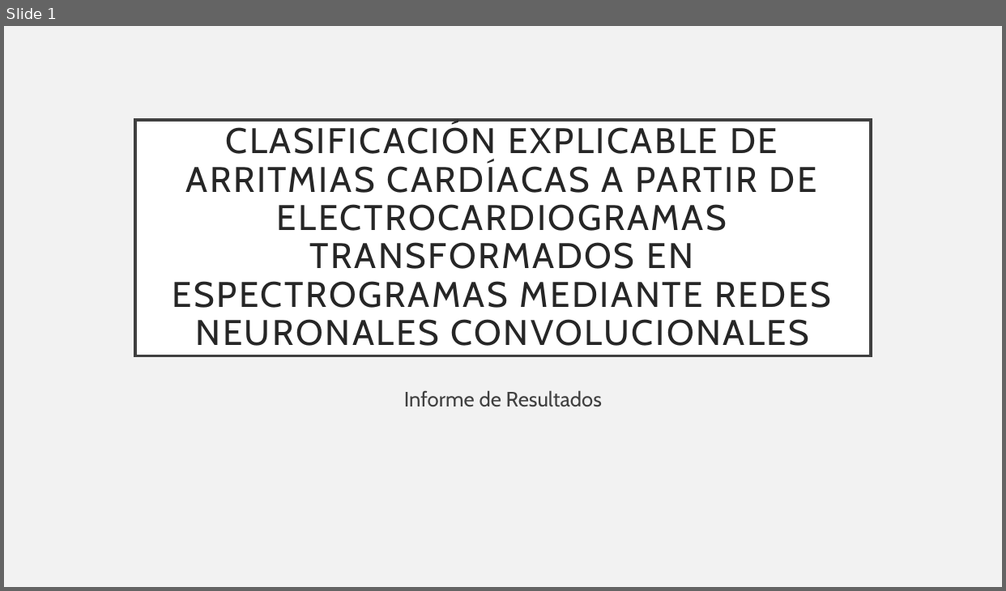
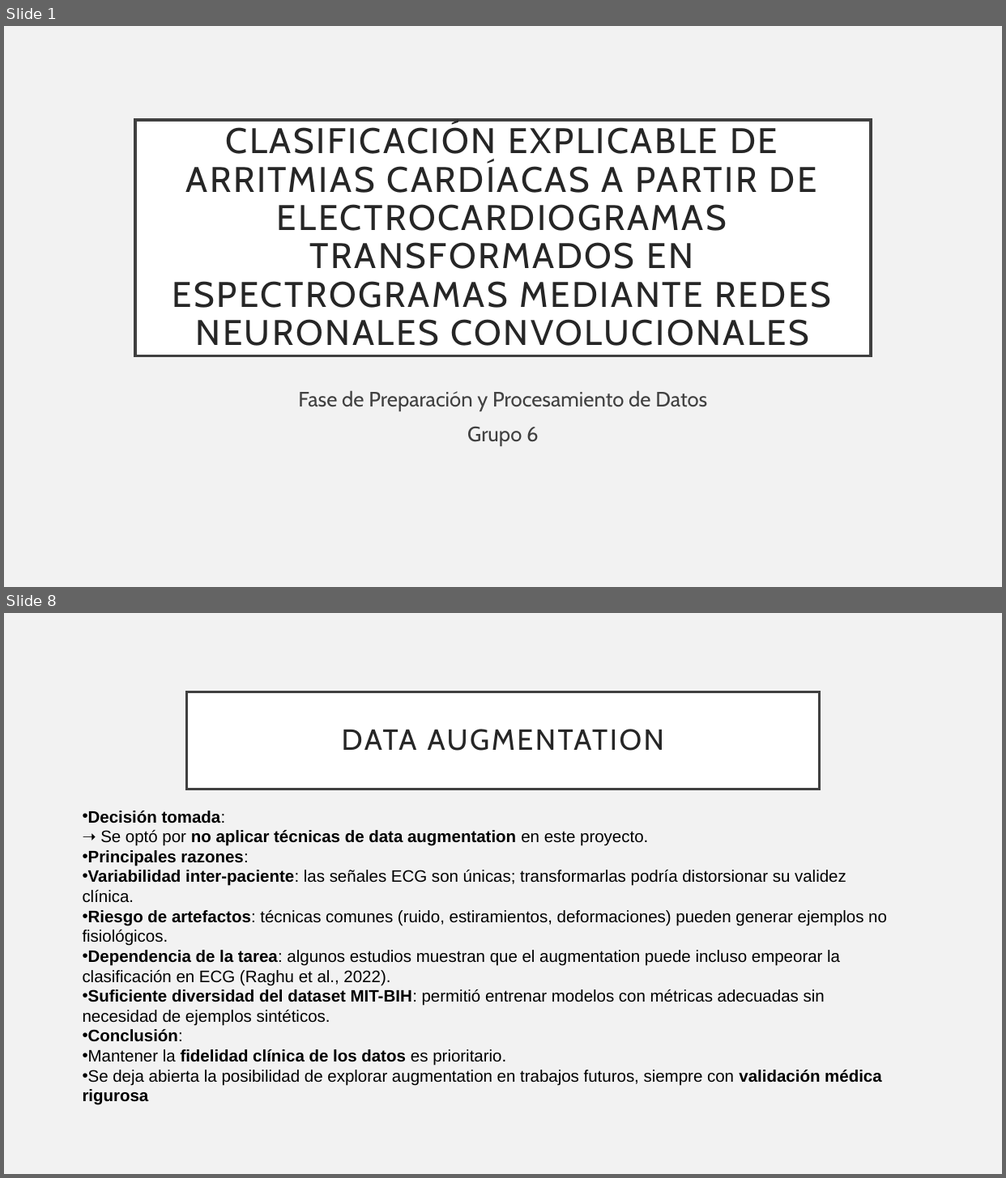
Before and after one commit to luisbustamante-droid/TITULACION_UEES, a slide deck: PresentacionTecnica_Semana2/Clasificación_explicable_dearritmias.pptx. Shown one above the other, each under a label of ours: slide 1 before the commit, slides 1 and 8 after it; the slides between them are not shown. The pictures are 1006x591 and 1006x1178 pixels, drawn with LibreOffice and Linux fonts; fonts in the diff are those of the drawing. Boxes give left, top, right and bottom in pixels: in the first picture for what was removed or moved away, otherwise in the second. Text is boxed around its words. In the diff, an @@ line names an element or a change of style, - is before the commit and + after.

Commit message:
Presentación Técnica Semana2

```diff
--- a/PresentacionTecnica_Semana2/Clasificación_explicable_dearritmias.pptx
+++ b/PresentacionTecnica_Semana2/Clasificación_explicable_dearritmias.pptx
@@ slide 8 added at (x1=4, y1=613, x2=1002, y2=1174), background #F2F2F2 @@
@@ title added at (x1=187, y1=692, x2=819, y2=789), fill #FFFFFF, outline #404040 2.5 pt, 28 pt, text #262626 @@
+DATA AUGMENTATION
@@ text added at (x1=83, y1=811, x2=887, y2=1105), 16 pt, text #000000 @@
+• Decisión tomada:
+  ➝ Se optó por no aplicar técnicas de data augmentation en este proyecto.
+• Principales razones:
+• Variabilidad inter-paciente: las señales ECG son únicas; transformarlas podría distorsionar su validez clínica.
+• Riesgo de artefactos: técnicas comunes (ruido, estiramientos, deformaciones) pueden generar ejemplos no fisiológicos.
+• Dependencia de la tarea: algunos estudios muestran que el augmentation puede incluso empeorar la clasificación en ECG (Raghu et al., 2022).
+• Suficiente diversidad del dataset MIT-BIH: permitió entrenar modelos con métricas adecuadas sin necesidad de ejemplos sintéticos.
+• Conclusión:
+• Mantener la fidelidad clínica de los datos es prioritario.
+• Se deja abierta la posibilidad de explorar augmentation en trabajos futuros, siempre con validación médica rigurosa
@@ slide 1 changed as well @@
@@ subtitle at (x1=298, y1=390, x2=707, y2=446): text changed @@
-Informe de Resultados
+Fase de Preparación y Procesamiento de Datos
+Grupo 6
```
Also in this commit, not shown: 2 other slides changed, 6 other slides added, 5 slides removed.
